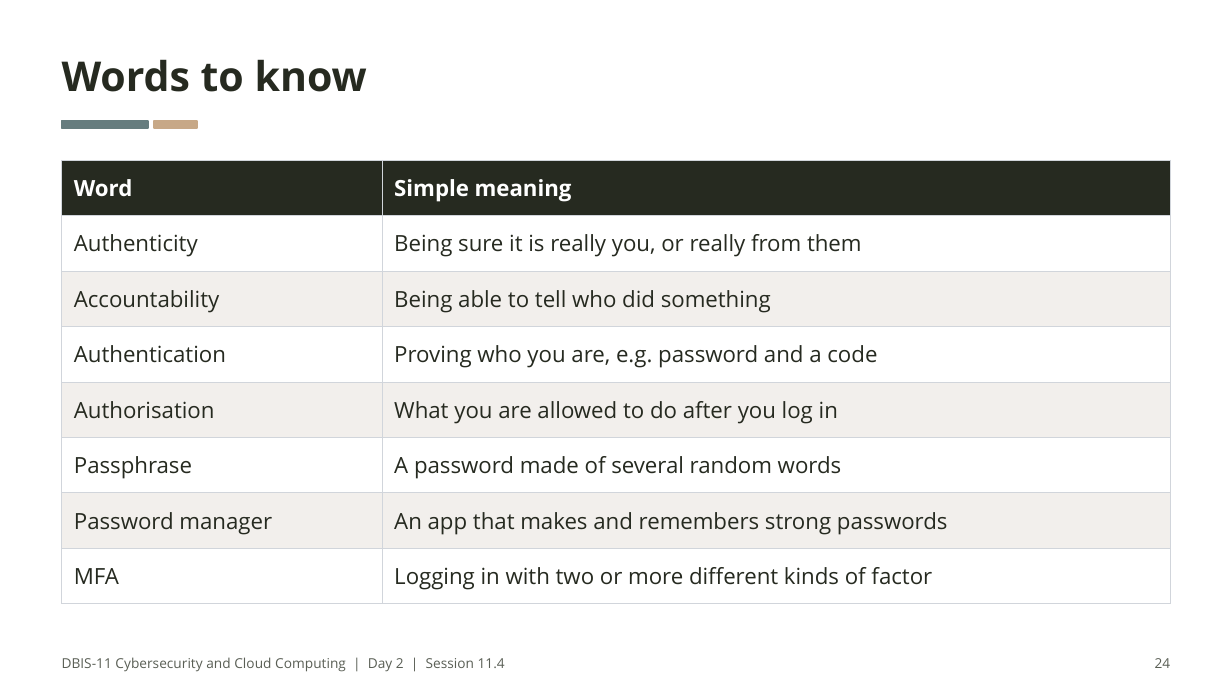
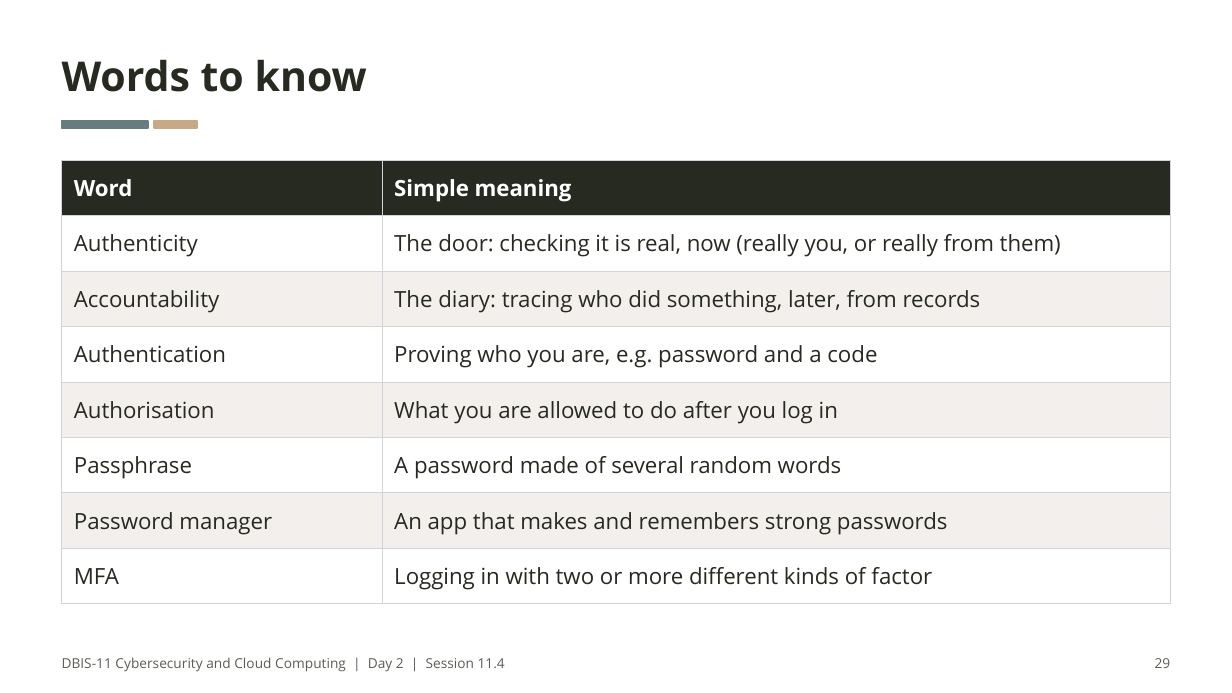
Before and after one commit to nirangadh/DBIS-Cybersecurity-and-Cloud-Computing, a slide deck: slide 29 of slides/11-04-proving-who-you-are.pptx (slide 24 before the commit). Drawn at 1232x693 pixels with LibreOffice and Linux fonts; fonts in the diff are those of the drawing. Boxes give left, top, right and bottom in pixels: in the first picture for what was removed or moved away, otherwise in the second. Text is boxed around its words. In the diff, an @@ line names an element or a change of style, - is before the commit and + after.

```diff
--- a/slides/11-04-proving-who-you-are.pptx
+++ b/slides/11-04-proving-who-you-are.pptx
@@ table at box(62, 160, 1170, 594) @@
-row 2, column 2: Being sure it is really you, or really from them
+row 2, column 2: The door: checking it is real, now (really you, or really from them)
-row 3, column 2: Being able to tell who did something
+row 3, column 2: The diary: tracing who did something, later, from records
@@ text at box(1155, 658, 1171, 668): text changed @@
-24
+29
```
Also in this commit, not shown: 20 other slides changed, 5 slides added, 27 other files.
